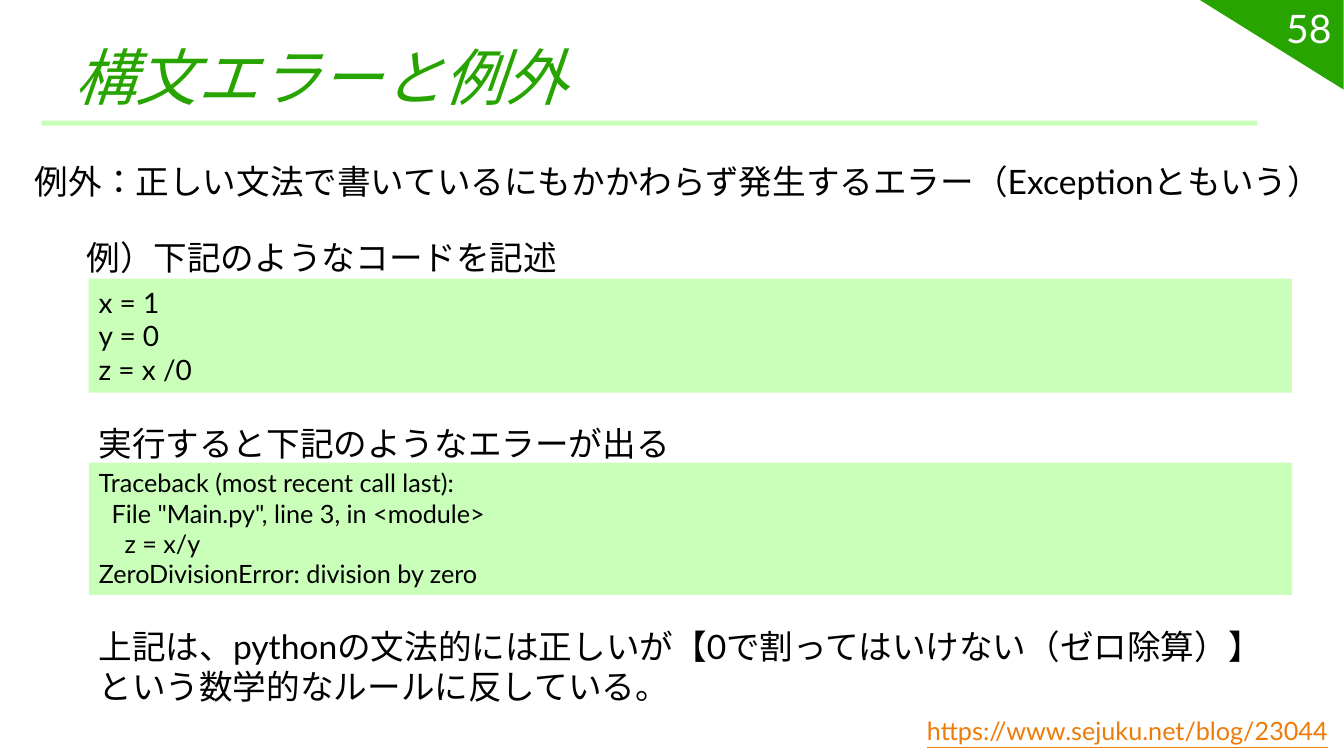
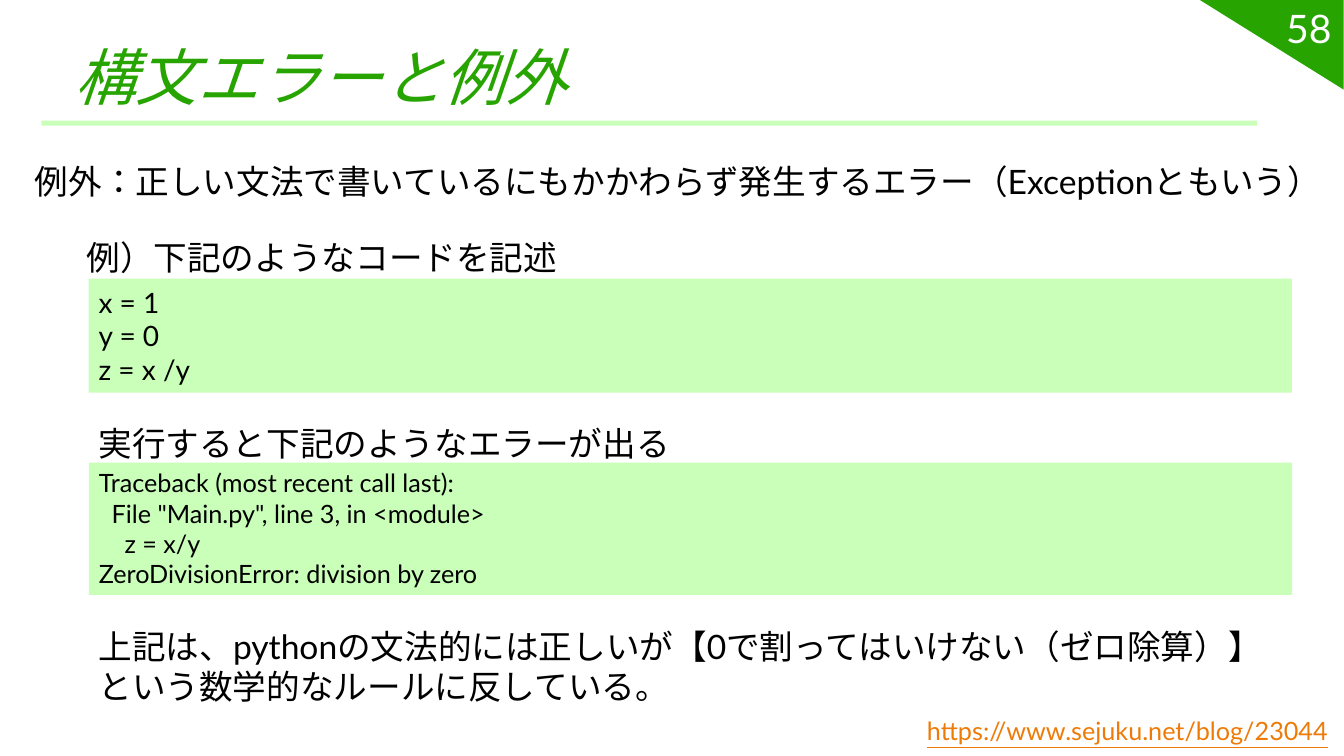
Before and after one commit to challenge-site-kamonohashi/learn_python, a slide deck: slide 58 of powerpoint/第4回 if for while try.pptx. Drawn at 1344x756 pixels with LibreOffice and Linux fonts; fonts in the diff are those of the drawing. Boxes give left, top, right and bottom in pixels: in the first picture for what was removed or moved away, otherwise in the second. Text is boxed around its words. In the diff, an @@ line names an element or a change of style, - is before the commit and + after.

```diff
--- a/powerpoint/第4回 if for while try.pptx
+++ b/powerpoint/第4回 if for while try.pptx
@@ text in rectangle at bbox=[99, 359, 190, 385]: text changed @@
-z = x /0
+z = x /y
```
Also in this commit, not shown: 1 other file.
